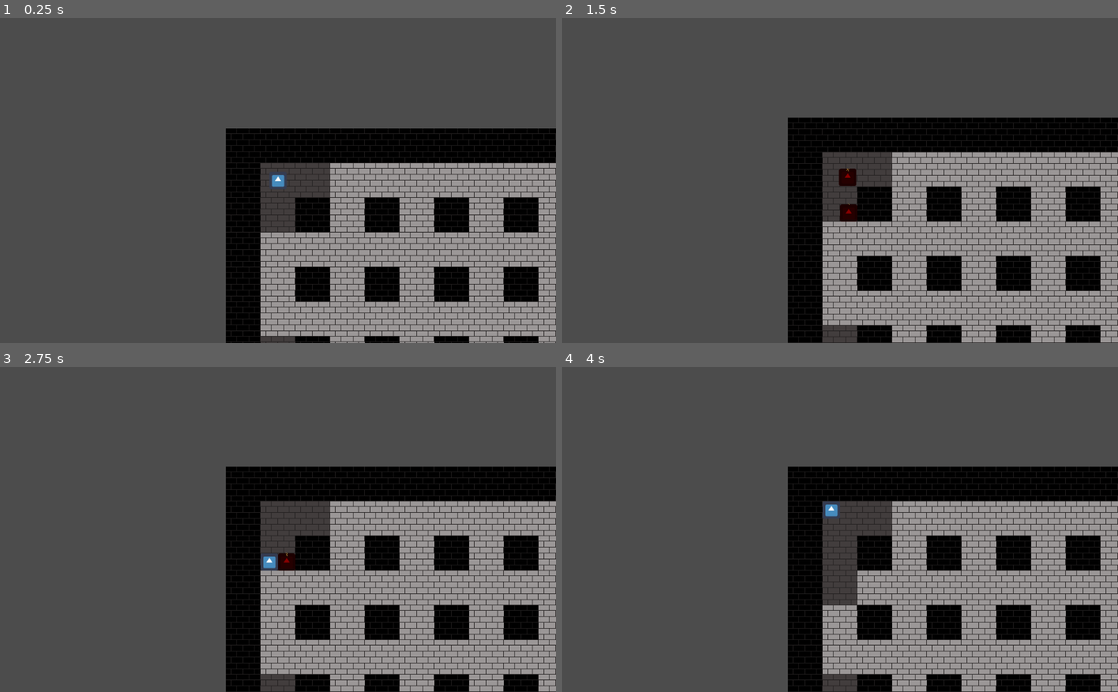
Above: before the commit, frames 1-4 (two rows, left to right).
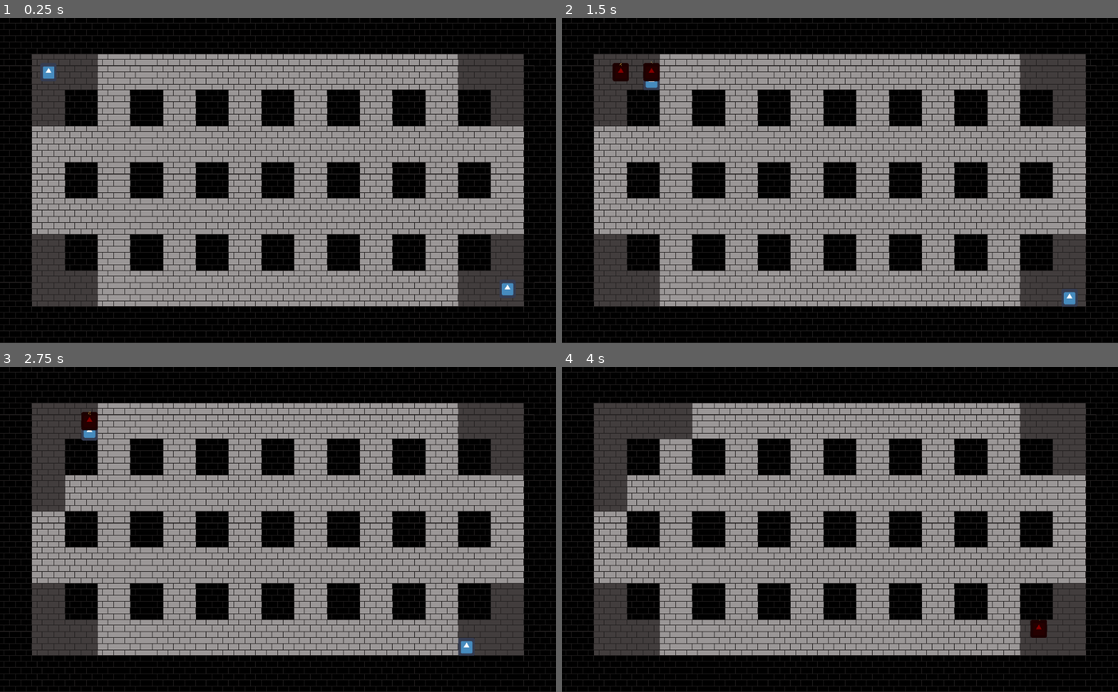
Above: after the commit, the same moments.

Repository: dremaster007/Bomber-Man
Game: Godot game, scene res://Main.tscn
Same seed, same stepped clock (60 frames per second), same inputs: the game is played once before the commit and once after it. The engine's default icon, where the game draws it, is replaced by a stand-in: a white triangle on a blue panel in a dark square.
Inputs:
- Up to frame 1 (0.25 s): no input
- Up to frame 2 (1.5 s): tap Enter at 0.5 s; hold D (right, bound only before the commit) 0.53-1.28 s; hold Down (p2_down, bound only after the commit) 0.53-1.28 s; tap Space (use_action, bound only before the commit) at 0.6, 1.25 s; hold S (down, bound only before the commit) from 1.28 s (still down); tap Down (p2_down, bound only after the commit) at 1.35 s
- Up to frame 3 (2.75 s): tap Left (p2_left, bound only after the commit) at 1.55 s; release S (down, bound only before the commit) at 2.03 s; hold D (right, bound only before the commit) from 2.03 s (still down); hold Left (p2_left, bound only after the commit) from 2.03 s (still down); tap Right (p2_right, bound only after the commit) at 2.3 s
- Up to frame 4 (4 s): release D (right, bound only before the commit) at 2.78 s; release Left (p2_left, bound only after the commit) at 2.78 s; hold W (up, bound only before the commit) 2.78-3.53 s; tap Right (p2_right, bound only after the commit) at 2.85 s; tap Up (p2_up, bound only after the commit) at 3.05 s; hold A (left, bound only before the commit) from 3.53 s (still down); hold Up (p2_up, bound only after the commit) from 3.53 s (still down); tap Keypad Enter (p2_use_action, bound only after the commit) at 3.8 s

The runs differ from the first frame. In frame 1, 85% of the frame differs, in the area x 0-100%, y 0-100%; in frame 2, 82%; in frame 3, 82%; in frame 4, 81%.

Commit message:
Bombs are limited and bombs destroy proper tiles based on strength

Diff:
--- a/Bomber Man/Bomb.gd
+++ b/Bomber Man/Bomb.gd
@@ -1,61 +1,112 @@
 extends StaticBody2D
 
+#Array of all of my raycast 2D's
 onready var checks = {	"up": $UpCheck,
 						"down": $DownCheck,
 						"left": $LeftCheck,
 						"right": $RightCheck}
 
-var bomb_strength = 1
+#How far the bomb can explode to
+var bomb_strength = 3
+
+var parent
 
 func _ready():
+	#Disable the collision on start so the player doesn't get stuck in it.
 	$CollisionShape2D.disabled = true
+	#start the collision timer to enable it after 0.5 seconds
 	$CollisionWaitTimer.start()
 
+func _process(delta):
+	raycast_update()
+
+#update the raycasts to cast as far as the bomb's strength
+func raycast_update():
+	checks.up.cast_to = Vector2(0, bomb_strength * -64)
+	checks.down.cast_to = Vector2(0, bomb_strength * 64)
+	checks.left.cast_to = Vector2(bomb_strength * -64, 0)
+	checks.right.cast_to = Vector2(bomb_strength * 64, 0)
+
 func create_explosion():
+	# if right raycast collides with something...
 	if checks.right.is_colliding():
+		# make hit_collider = to the thing getting hit
 		var hit_collider = checks.right.get_collider()
+		#if the collider's name is walls...
 		if hit_collider.name == "Walls":
+			#set var tilemap to the object
 			var tilemap = hit_collider
-			var hit_pos = position + Vector2(50, 0)
+			#set the hit position =
+			#var hit_pos = tilemap.position
+			var hit_pos = position + Vector2(64, 0)
 			var tile_pos = tilemap.world_to_map(hit_pos)
-			var tile_id = tilemap.get_cellv(tile_pos)
-			if tile_id == 2:
-				tilemap.set_cell(tile_pos.x, tile_pos.y, -1)
-
+			for i in range(bomb_strength):
+				var tile_id = tilemap.get_cellv(tile_pos)
+				if tile_id == 2:
+					tilemap.set_cell(tile_pos.x, tile_pos.y, -1)
+					break
+				elif tile_id != 2:
+					if tile_id != 3:
+						tile_pos = Vector2(tile_pos.x + 1, tile_pos.y)
+		if hit_collider.name == "Player1" or hit_collider.name == "Player2":
+			hit_collider.queue_free()
 	if checks.left.is_colliding():
 		var hit_collider = checks.left.get_collider()
 		if hit_collider.name == "Walls":
 			var tilemap = hit_collider
-			var hit_pos = position + Vector2(-50, 0)
+			var hit_pos = position + Vector2(-64, 0)
 			var tile_pos = tilemap.world_to_map(hit_pos)
-			var tile_id = tilemap.get_cellv(tile_pos)
-			if tile_id == 2:
-				tilemap.set_cell(tile_pos.x, tile_pos.y, -1)
-
+			for i in range(bomb_strength):
+				var tile_id = tilemap.get_cellv(tile_pos)
+				if tile_id == 2:
+					tilemap.set_cell(tile_pos.x, tile_pos.y, -1)
+					break
+				elif tile_id != 2:
+					if tile_id != 3:
+						tile_pos = Vector2(tile_pos.x - 1, tile_pos.y)
+		if hit_collider.name == "Player1" or hit_collider.name == "Player2":
+			hit_collider.queue_free()
 	if checks.up.is_colliding():
 		var hit_collider = checks.up.get_collider()
 		if hit_collider.name == "Walls":
 			var tilemap = hit_collider
-			var hit_pos = position + Vector2(0, -50)
+			var hit_pos = position + Vector2(0, -64)
 			var tile_pos = tilemap.world_to_map(hit_pos)
-			var tile_id = tilemap.get_cellv(tile_pos)
-			if tile_id == 2:
-				tilemap.set_cell(tile_pos.x, tile_pos.y, -1)
-
+			for i in range(bomb_strength):
+				var tile_id = tilemap.get_cellv(tile_pos)
+				if tile_id == 2:
+					tilemap.set_cell(tile_pos.x, tile_pos.y, -1)
+					break
+				elif tile_id != 2:
+					if tile_id != 3:
+						tile_pos = Vector2(tile_pos.x, tile_pos.y - 1)
+		if hit_collider.name == "Player1" or hit_collider.name == "Player2":
+			hit_collider.queue_free()
 	if checks.down.is_colliding():
 		var hit_collider = checks.down.get_collider()
 		if hit_collider.name == "Walls":
 			var tilemap = hit_collider
-			var hit_pos = position + Vector2(0, 50)
+			var hit_pos = position + Vector2(0, 64)
 			var tile_pos = tilemap.world_to_map(hit_pos)
-			var tile_id = tilemap.get_cellv(tile_pos)
-			if tile_id == 2:
-				tilemap.set_cell(tile_pos.x, tile_pos.y, -1)
+			for i in range(bomb_strength):
+				var tile_id = tilemap.get_cellv(tile_pos)
+				if tile_id == 2:
+					tilemap.set_cell(tile_pos.x, tile_pos.y, -1)
+					break
+				elif tile_id != 2:
+					if tile_id != 3:
+						tile_pos = Vector2(tile_pos.x, tile_pos.y + 1)
+		if hit_collider.name == "Player1" or hit_collider.name == "Player2":
+			hit_collider.queue_free()
+
+	#destroy
 	queue_free()
 
 func _on_CollisionWaitTimer_timeout():
+	#enable the hitbox
 	$CollisionShape2D.disabled = false
 
 func _on_BombDetonateTimer_timeout():
 	create_explosion()
 	print("BOOM")
+	parent.bomb_count += 1
--- a/Bomber Man/Main.tscn
+++ b/Bomber Man/Main.tscn
@@ -1,10 +1,11 @@
-[gd_scene load_steps=4 format=2]
+[gd_scene load_steps=5 format=2]
 
 [ext_resource path="res://Main.gd" type="Script" id=1]
 [ext_resource path="res://TileSet.tres" type="TileSet" id=2]
-[ext_resource path="res://Player.tscn" type="PackedScene" id=3]
+[ext_resource path="res://Player1.tscn" type="PackedScene" id=3]
+[ext_resource path="res://Player2.tscn" type="PackedScene" id=4]
 
-[node name="Main" type="Node"]
+[node name="Main" type="Node" index="0"]
 
 script = ExtResource( 1 )
 
@@ -50,6 +51,36 @@
 tile_data = PoolIntArray( 0, 3, 0, 1, 3, 0, 2, 3, 0, 3, 3, 0, 4, 3, 0, 5, 3, 0, 6, 3, 0, 7, 3, 0, 8, 3, 0, 9, 3, 0, 10, …(1790 unchanged characters)…
 _sections_unfolded = [ "Collision" ]
 
-[node name="Player" parent="." index="2" instance=ExtResource( 3 )]
+[node name="Player1" parent="." index="2" instance=ExtResource( 3 )]
 
 position = Vector2( 96, 96 )
+
+[node name="Player2" parent="." index="3" instance=ExtResource( 4 )]
+
+position = Vector2( 992, 480 )
+
+[node name="Camera2D" type="Camera2D" parent="." index="4"]
+
+position = Vector2( 544, 288 )
+anchor_mode = 1
+rotating = false
+current = true
+zoom = Vector2( 1.06, 0.96 )
+limit_left = -10000000
+limit_top = -10000000
+limit_right = 10000000
+limit_bottom = 10000000
+limit_smoothed = false
+drag_margin_h_enabled = true
+drag_margin_v_enabled = true
+smoothing_enabled = false
+smoothing_speed = 5.0
+offset_v = 0.0
+offset_h = 0.0
+drag_margin_left = 0.2
+drag_margin_top = 0.2
+drag_margin_right = 0.2
+drag_margin_bottom = 0.2
+editor_draw_screen = true
+editor_draw_limits = false
+editor_draw_drag_margin = false
--- a/Bomber Man/Player.gd
+++ b/Bomber Man/Player1.gd
@@ -3,6 +3,7 @@
 export (PackedScene) var Bomb
 export (int) var speed
 
+var bomb_count = 3
 var velocity = Vector2()
 
 func _ready():
@@ -14,11 +15,11 @@
 
 func get_input():
 	velocity = Vector2(0,0)
-	var right = Input.is_action_pressed("right")
-	var left = Input.is_action_pressed("left")
-	var up = Input.is_action_pressed("up")
-	var down = Input.is_action_pressed("down")
-	var use_action = Input.is_action_just_pressed("use_action")
+	var right = Input.is_action_pressed("p1_right")
+	var left = Input.is_action_pressed("p1_left")
+	var up = Input.is_action_pressed("p1_up")
+	var down = Input.is_action_pressed("p1_down")
+	var use_action = Input.is_action_just_pressed("p1_use_action")
 
 	if right:
 		velocity.x += speed
@@ -33,9 +34,12 @@
 		velocity = velocity.normalized()
 
 	if use_action:
-		place_bomb(position)
+		if bomb_count >= 1:
+			bomb_count -= 1
+			place_bomb(position)
 
 func place_bomb(pos):
 	var b = Bomb.instance()
 	b.position = pos
 	get_parent().add_child(b)
+	b.parent = self
--- a/Bomber Man/Player.tscn
+++ b/Bomber Man/Player1.tscn
@@ -1,6 +1,6 @@
 [gd_scene load_steps=5 format=2]
 
-[ext_resource path="res://Player.gd" type="Script" id=1]
+[ext_resource path="res://Player1.gd" type="Script" id=1]
 [ext_resource path="res://Bomb.tscn" type="PackedScene" id=2]
 [ext_resource path="res://icon.png" type="Texture" id=3]
 
@@ -9,7 +9,7 @@
 custom_solver_bias = 0.0
 extents = Vector2( 16, 16 )
 
-[node name="Player" type="KinematicBody2D" index="0"]
+[node name="Player1" type="KinematicBody2D"]
 
 input_pickable = false
 collision_layer = 1
@@ -34,7 +34,7 @@
 
 anchor_mode = 1
 rotating = false
-current = true
+current = false
 zoom = Vector2( 1, 1 )
 limit_left = -10000000
 limit_top = -10000000
--- /dev/null
+++ b/Bomber Man/Player2.gd
@@ -0,0 +1,45 @@
+extends KinematicBody2D
+
+export (PackedScene) var Bomb
+export (int) var speed
+
+var bomb_count = 3
+var velocity = Vector2()
+
+func _ready():
+	pass
+
+func _physics_process(delta):
+	get_input()
+	velocity = move_and_slide(velocity * speed)
+
+func get_input():
+	velocity = Vector2(0,0)
+	var right = Input.is_action_pressed("p2_right")
+	var left = Input.is_action_pressed("p2_left")
+	var up = Input.is_action_pressed("p2_up")
+	var down = Input.is_action_pressed("p2_down")
+	var use_action = Input.is_action_just_pressed("p2_use_action")
+
+	if right:
+		velocity.x += speed
+	if left:
+		velocity.x -= speed
+	if up:
+		velocity.y -= speed
+	if down:
+		velocity.y += speed
+
+	if velocity.length() > 1:
+		velocity = velocity.normalized()
+
+	if use_action:
+		if bomb_count >= 1:
+			bomb_count -= 1
+			place_bomb(position)
+
+func place_bomb(pos):
+	var b = Bomb.instance()
+	b.position = pos
+	get_parent().add_child(b)
+	b.parent = self
--- /dev/null
+++ b/Bomber Man/Player2.tscn
@@ -0,0 +1,8 @@
+[gd_scene load_steps=3 format=2]
+
+[ext_resource path="res://Player1.tscn" type="PackedScene" id=1]
+[ext_resource path="res://Player2.gd" type="Script" id=2]
+
+[node name="Player2" instance=ExtResource( 1 )]
+
+script = ExtResource( 2 )
--- a/Bomber Man/project.godot
+++ b/Bomber Man/project.godot
@@ -16,19 +16,25 @@
 
 [input]
 
-right=[ Object(InputEventKey,"resource_local_to_scene":false,"resource_name":"","device":0,"alt":false,"shift":false,"control":false,"meta":false,"command":false,"pressed":false,"scancode":68,"unicode":0,"echo":false,"script":null)
-, Object(InputEventKey,"resource_local_to_scene":false,"resource_name":"","device":0,"alt":false,"shift":false,"control":false,"meta":false,"command":false,"pressed":false,"scancode":16777233,"unicode":0,"echo":false,"script":null)
+p1_right=[ Object(InputEventKey,"resource_local_to_scene":false,"resource_name":"","device":0,"alt":false,"shift":false,"control":false,"meta":false,"command":false,"pressed":false,"scancode":68,"unicode":0,"echo":false,"script":null)
  ]
-left=[ Object(InputEventKey,"resource_local_to_scene":false,"resource_name":"","device":0,"alt":false,"shift":false,"control":false,"meta":false,"command":false,"pressed":false,"scancode":65,"unicode":0,"echo":false,"script":null)
-, Object(InputEventKey,"resource_local_to_scene":false,"resource_name":"","device":0,"alt":false,"shift":false,"control":false,"meta":false,"command":false,"pressed":false,"scancode":16777231,"unicode":0,"echo":false,"script":null)
+p1_left=[ Object(InputEventKey,"resource_local_to_scene":false,"resource_name":"","device":0,"alt":false,"shift":false,"control":false,"meta":false,"command":false,"pressed":false,"scancode":65,"unicode":0,"echo":false,"script":null)
  ]
-up=[ Object(InputEventKey,"resource_local_to_scene":false,"resource_name":"","device":0,"alt":false,"shift":false,"control":false,"meta":false,"command":false,"pressed":false,"scancode":87,"unicode":0,"echo":false,"script":null)
-, Object(InputEventKey,"resource_local_to_scene":false,"resource_name":"","device":0,"alt":false,"shift":false,"control":false,"meta":false,"command":false,"pressed":false,"scancode":16777232,"unicode":0,"echo":false,"script":null)
+p1_up=[ Object(InputEventKey,"resource_local_to_scene":false,"resource_name":"","device":0,"alt":false,"shift":false,"control":false,"meta":false,"command":false,"pressed":false,"scancode":87,"unicode":0,"echo":false,"script":null)
  ]
-down=[ Object(InputEventKey,"resource_local_to_scene":false,"resource_name":"","device":0,"alt":false,"shift":false,"control":false,"meta":false,"command":false,"pressed":false,"scancode":83,"unicode":0,"echo":false,"script":null)
-, Object(InputEventKey,"resource_local_to_scene":false,"resource_name":"","device":0,"alt":false,"shift":false,"control":false,"meta":false,"command":false,"pressed":false,"scancode":16777234,"unicode":0,"echo":false,"script":null)
+p1_down=[ Object(InputEventKey,"resource_local_to_scene":false,"resource_name":"","device":0,"alt":false,"shift":false,"control":false,"meta":false,"command":false,"pressed":false,"scancode":83,"unicode":0,"echo":false,"script":null)
  ]
-use_action=[ Object(InputEventKey,"resource_local_to_scene":false,"resource_name":"","device":0,"alt":false,"shift":false,"control":false,"meta":false,"command":false,"pressed":false,"scancode":32,"unicode":0,"echo":false,"script":null)
+p1_use_action=[ Object(InputEventKey,"resource_local_to_scene":false,"resource_name":"","device":0,"alt":false,"shift":false,"control":false,"meta":false,"command":false,"pressed":false,"scancode":32,"unicode":0,"echo":false,"script":null)
+ ]
+p2_right=[ Object(InputEventKey,"resource_local_to_scene":false,"resource_name":"","device":0,"alt":false,"shift":false,"control":false,"meta":false,"command":false,"pressed":false,"scancode":16777233,"unicode":0,"echo":false,"script":null)
+ ]
+p2_left=[ Object(InputEventKey,"resource_local_to_scene":false,"resource_name":"","device":0,"alt":false,"shift":false,"control":false,"meta":false,"command":false,"pressed":false,"scancode":16777231,"unicode":0,"echo":false,"script":null)
+ ]
+p2_up=[ Object(InputEventKey,"resource_local_to_scene":false,"resource_name":"","device":0,"alt":false,"shift":false,"control":false,"meta":false,"command":false,"pressed":false,"scancode":16777232,"unicode":0,"echo":false,"script":null)
+ ]
+p2_down=[ Object(InputEventKey,"resource_local_to_scene":false,"resource_name":"","device":0,"alt":false,"shift":false,"control":false,"meta":false,"command":false,"pressed":false,"scancode":16777234,"unicode":0,"echo":false,"script":null)
+ ]
+p2_use_action=[ Object(InputEventKey,"resource_local_to_scene":false,"resource_name":"","device":0,"alt":false,"shift":false,"control":false,"meta":false,"command":false,"pressed":false,"scancode":16777222,"unicode":0,"echo":false,"script":null)
  ]
 
 [layer_names]
